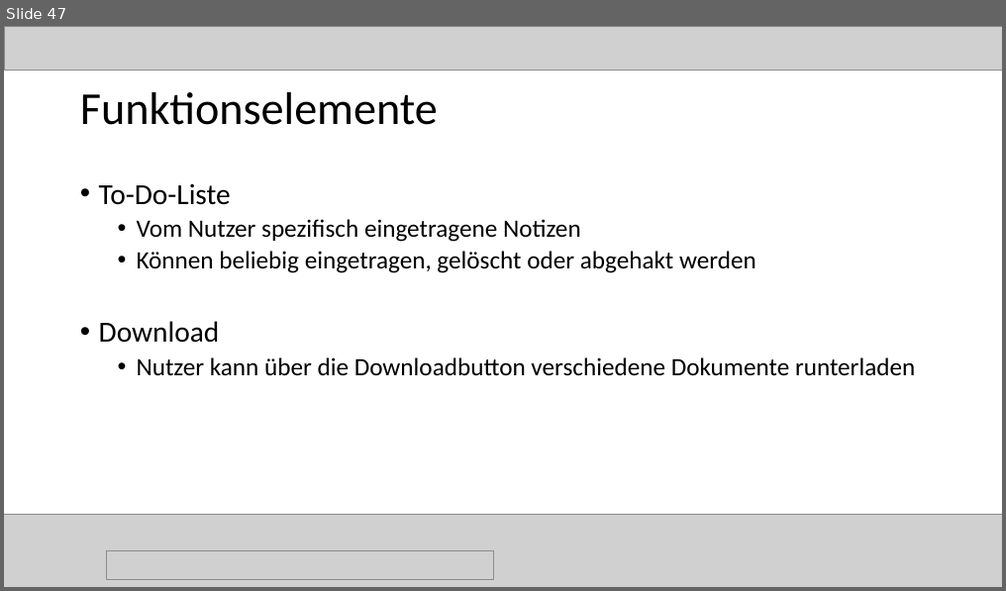
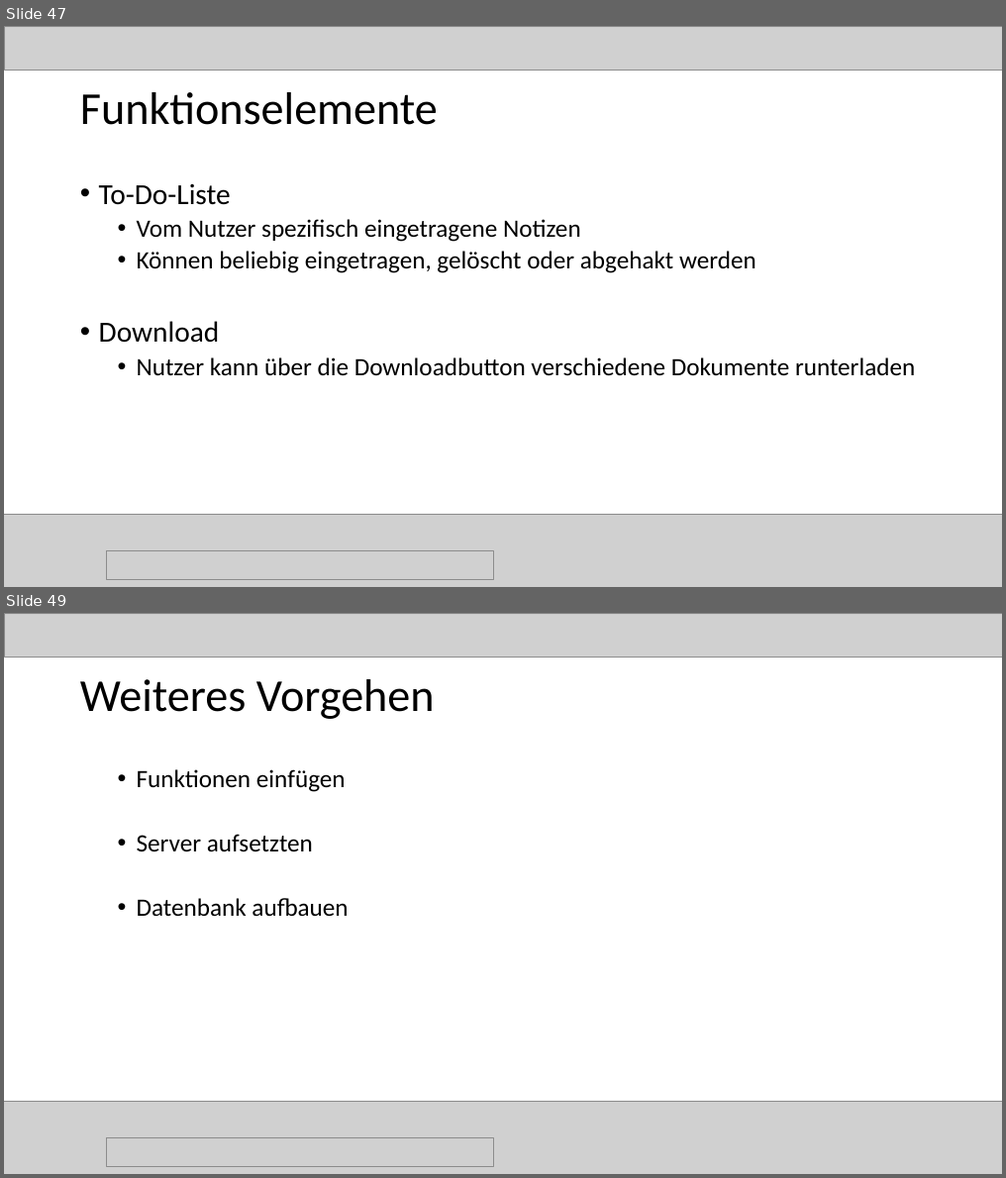
Before and after one commit to magharmi/StudentenFuerStudenten, a slide deck: websitePPneu.pptx. Shown one above the other, each under a label of ours: slide 47 before the commit, slides 47 and 49 after it; the slides between them are not shown. The pictures are 1006x591 and 1006x1178 pixels, drawn with LibreOffice and Linux fonts; fonts in the diff are those of the drawing; grey boxes stand for pictures. Boxes give left, top, right and bottom in pixels: in the first picture for what was removed or moved away, otherwise in the second. Text is boxed around its words. In the diff, an @@ line names an element or a change of style, - is before the commit and + after.

```diff
--- a/websitePPneu.pptx
+++ b/websitePPneu.pptx
@@ slide 49 added at bbox=[4, 613, 1002, 1174], background #FFFFFF @@
@@ picture added at bbox=[4, 613, 1002, 657] @@
@@ title added at bbox=[80, 679, 435, 719], 44 pt, text #000000 @@
+Weiteres Vorgehen
@@ text added at bbox=[137, 769, 348, 917], 24 pt, text #000000 @@
+  • Funktionen einfügen
+  • Server aufsetzten
+  • Datenbank aufbauen
@@ picture added at bbox=[4, 1101, 1002, 1174] @@
@@ picture added at bbox=[106, 1138, 494, 1167] @@
```
Also in this commit, not shown: 4 slides changed, 1 other slide added, 1 slide removed.
